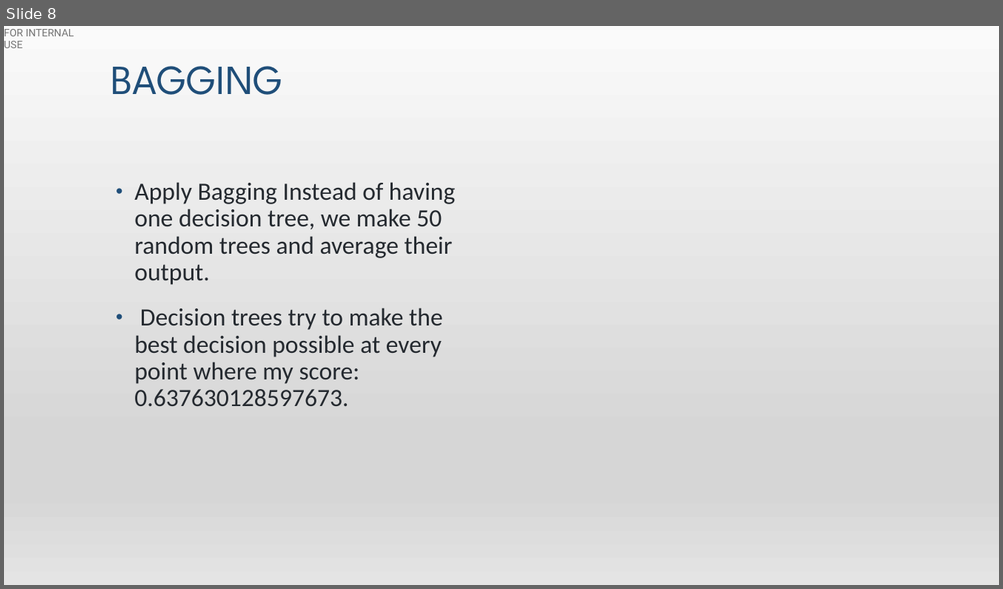
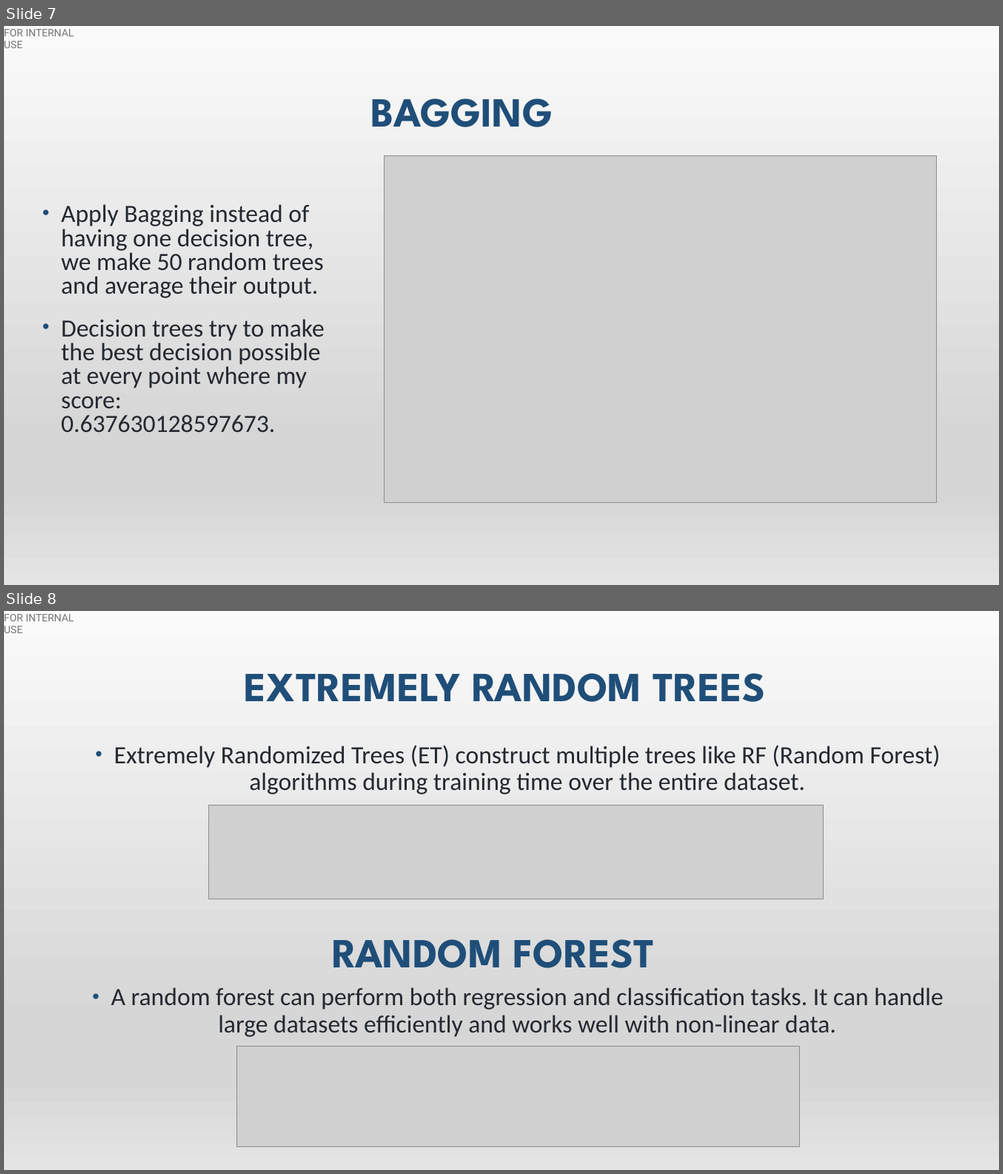
Before and after one commit to hibaa-a/MachineLearning_GlassdoorReviews, a slide deck: glassdoor_presentation.pptx. Shown one above the other, each under a label of ours: slide 8 before the commit, slides 7 and 8 after it. The pictures are 1003x589 and 1003x1174 pixels, drawn with LibreOffice and Linux fonts; fonts in the diff are those of the drawing; grey boxes stand for pictures. Boxes give left, top, right and bottom in pixels: in the first picture for what was removed or moved away, otherwise in the second. Text is boxed around its words. In the diff, an @@ line names an element or a change of style, - is before the commit and + after.

```diff
--- a/glassdoor_presentation.pptx
+++ b/glassdoor_presentation.pptx
@@ slide 8 added at (x1=4, y1=611, x2=999, y2=1170), background gradient #F2F2F2 to #E7E6E6 to #FFFFFF to #D0CECE; not listed: 2 template elements that a slide beside it also shows @@
@@ title added at (x1=244, y1=673, x2=765, y2=702), 40 pt, text #1F4E79, bold @@
+EXTREMELY RANDOM TREES
@@ text added at (x1=114, y1=745, x2=940, y2=795), 24 pt, text #24292F @@
+• Extremely Randomized Trees (ET) construct multiple trees like RF (Random Forest) algorithms during training time over the entire dataset.
@@ picture added at (x1=209, y1=805, x2=823, y2=899) @@
@@ text added at (x1=333, y1=940, x2=654, y2=968), 40 pt, text #1F4E79, bold @@
+RANDOM FOREST
@@ text added at (x1=111, y1=988, x2=942, y2=1037), 24 pt, text #24292F @@
+• A random forest can perform both regression and classification tasks. It can handle large datasets efficiently and works well with non-linear data.
@@ picture added at (x1=237, y1=1047, x2=800, y2=1147) @@
@@ what was slide 8 is now slide 7 @@
@@ slide 7 changed as well @@
@@ title "BAGGING" moved from (x1=111, y1=66, x2=283, y2=95) to (x1=371, y1=99, x2=553, y2=127) @@
@@ title "BAGGING" at (x1=371, y1=99, x2=553, y2=127): bold on @@
@@ picture added at (x1=384, y1=156, x2=936, y2=503) @@
@@ text "Apply Bagging instead of having ..." moved from (x1=134, y1=182, x2=455, y2=407) to (x1=61, y1=204, x2=324, y2=432) @@
@@ text at (x1=61, y1=204, x2=324, y2=298): text changed @@
-• Apply Bagging Instead of having one decision tree, we make 50 random trees and average their output.
+• Apply Bagging instead of having one decision tree, we make 50 random trees and average their output.
@@ text at (x1=61, y1=319, x2=324, y2=432): line spacing 0.9 to 0.8 @@
```
Also in this commit, not shown: 6 other slides changed, 11 other slides added, 6 slides removed.
